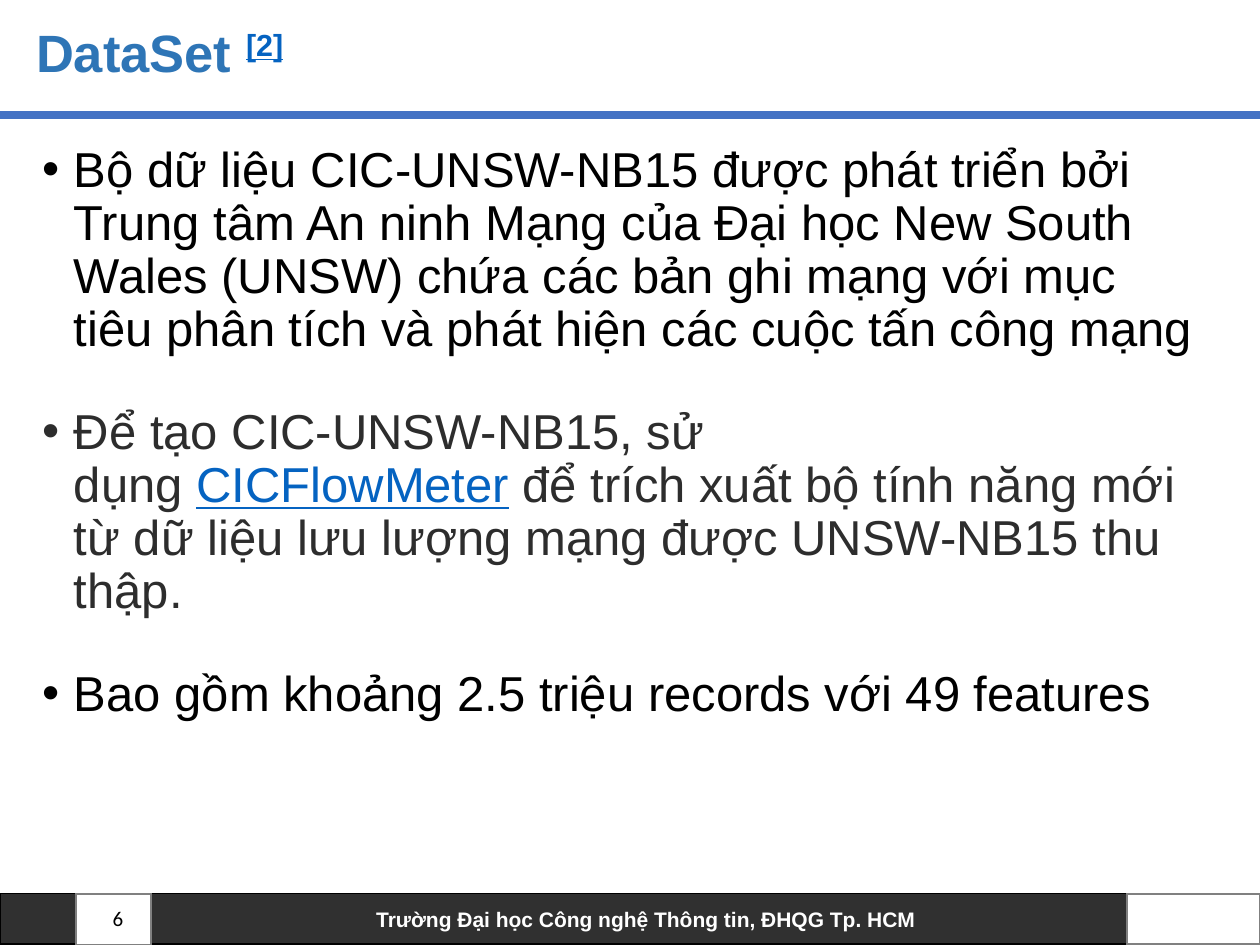
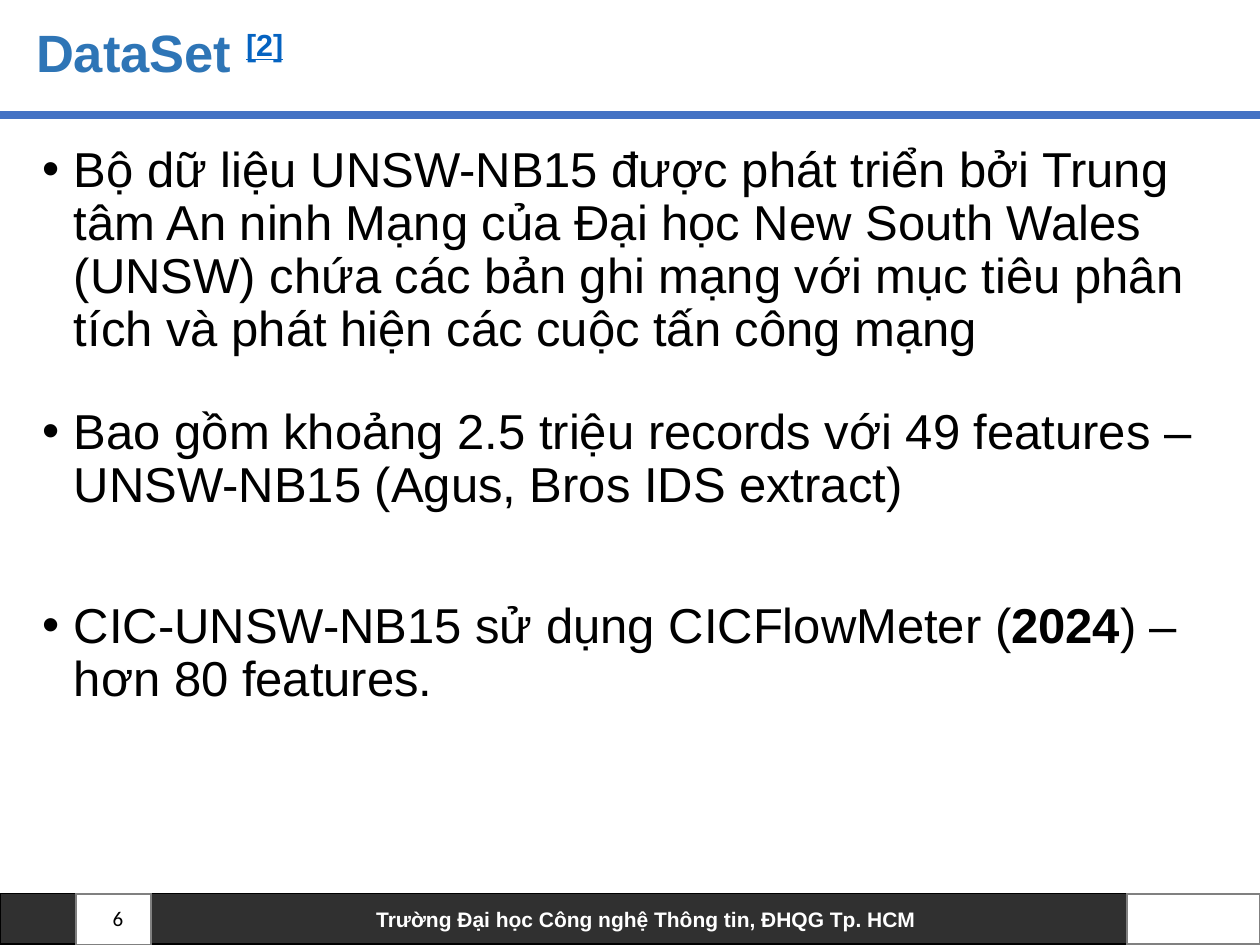
Before and after one commit to truclb/AnToanHeThongTin, a slide deck: slide 6 of FederatedLearning.pptx. Drawn at 1260x945 pixels with LibreOffice and Linux fonts; fonts in the diff are those of the drawing; background and template pictures are left out. Boxes give left, top, right and bottom in pixels: in the first picture for what was removed or moved away, otherwise in the second. Text is boxed around its words. In the diff, an @@ line names an element or a change of style, - is before the commit and + after.

```diff
--- a/FederatedLearning.pptx
+++ b/FederatedLearning.pptx
@@ text at bbox=[74, 148, 1183, 697]: text changed @@
-• Bộ dữ liệu CIC-UNSW-NB15 được phát triển bởi Trung tâm An ninh Mạng của Đại học New South Wales (UNSW) chứa các bản ghi mạng với mục tiêu phân tích và phát hiện các cuộc tấn công mạng
-• Để tạo CIC-UNSW-NB15, sử dụng CICFlowMeter để trích xuất bộ tính năng mới từ dữ liệu lưu lượng mạng được UNSW-NB15 thu thập.
-• Bao gồm khoảng 2.5 triệu records với 49 features
+• Bộ dữ liệu UNSW-NB15 được phát triển bởi Trung tâm An ninh Mạng của Đại học New South Wales (UNSW) chứa các bản ghi mạng với mục tiêu phân tích và phát hiện các cuộc tấn công mạng
+• Bao gồm khoảng 2.5 triệu records với 49 features – UNSW-NB15 (Agus, Bros IDS extract)
+• CIC-UNSW-NB15 sử dụng CICFlowMeter (2024) – hơn 80 features.
```
Also in this commit, not shown: 3 other slides changed, 2 other files.
